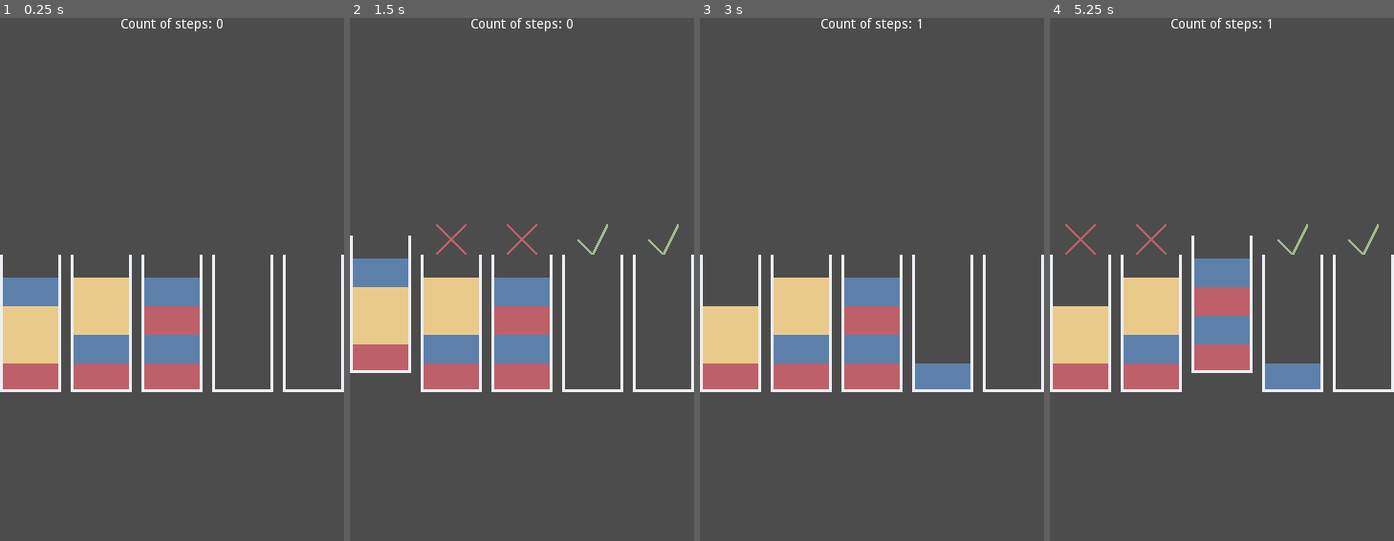
Above: before the commit, frames 1-4 (left to right).
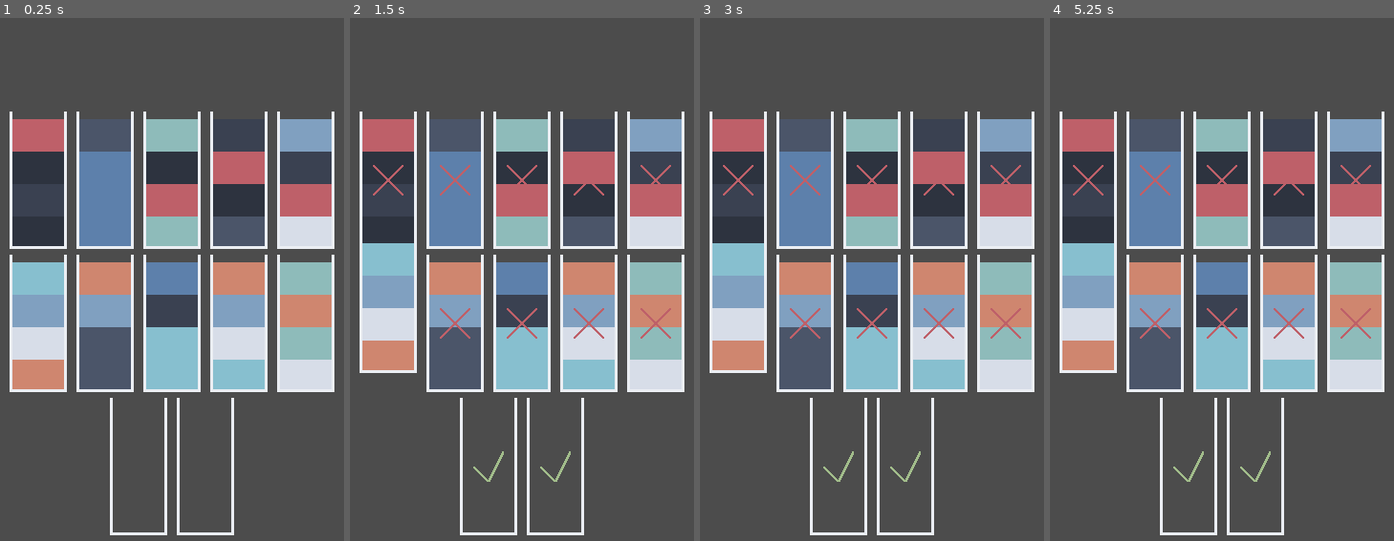
Above: after the commit, the same moments.

Repository: nikohonu/Mizu
Game: Godot game, scene res://game.tscn
Same seed, same stepped clock (60 frames per second), same inputs: the game is played once before the commit and once after it.
Inputs (mouse positions are in pixels of both pictures, inside the frame that each line leads up to):
- Up to frame 1 (0.25 s): no input
- Up to frame 2 (1.5 s): tap Enter at 0.5 s; move the mouse to (380, 321) at 0.52 s; click (380, 321) at 0.67 s; tap Space at 1.25 s; move the mouse to (449, 321) at 1.27 s; click (449, 321) at 1.42 s
- Up to frame 3 (3 s): tap Enter at 2 s; move the mouse to (872, 321) at 2.02 s; click (872, 321) at 2.17 s; tap Space at 2.75 s; move the mouse to (944, 321) at 2.77 s; click (944, 321) at 2.92 s
- Up to frame 4 (5.25 s): tap Enter at 3.5 s; move the mouse to (1363, 321) at 3.52 s; click (1363, 321) at 3.67 s; tap Space at 4.25 s; move the mouse to (1118, 232) at 4.27 s; click (1118, 232) at 4.42 s; move the mouse to (1239, 321) at 5.02 s; click (1239, 321) at 5.17 s

The runs differ from the first frame. In frame 1, 41% of the frame differs, in the area x 0-100%, y 0-99%; in frame 2, 41%; in frame 3, 41%; in frame 4, 41%.

Commit message:
add more levels (from 5 to 15) with random gen

Diff:
--- a/bottle.tscn
+++ b/bottle.tscn
@@ -15,31 +15,29 @@
 visible = false
 shape = SubResource( 1 )
 
+[node name="Status" type="Sprite" parent="."]
+z_index = 1
+texture = ExtResource( 4 )
+
 [node name="Sprites" type="Node2D" parent="."]
 
-[node name="Status" type="Sprite" parent="Sprites"]
-position = Vector2( 0, -88 )
-texture = ExtResource( 4 )
-
 [node name="Slot4" type="Sprite" parent="Sprites"]
-position = Vector2( 0, -33 )
-scale = Vector2( 1, 1.25 )
+position = Vector2( 0, -47 )
 texture = ExtResource( 3 )
 
 [node name="Slot3" type="Sprite" parent="Sprites"]
-position = Vector2( 0, -3 )
-scale = Vector2( 1, 1.25 )
+position = Vector2( 0, -13 )
 texture = ExtResource( 3 )
 
 [node name="Slot2" type="Sprite" parent="Sprites"]
-position = Vector2( 0, 27 )
-scale = Vector2( 1, 1.25 )
+position = Vector2( 0, 21 )
 texture = ExtResource( 3 )
 
 [node name="Slot1" type="Sprite" parent="Sprites"]
-position = Vector2( 0, 57 )
-scale = Vector2( 1, 1.25 )
+position = Vector2( 0, 55 )
 texture = ExtResource( 3 )
 
 [node name="Sprite" type="Sprite" parent="Sprites"]
 texture = ExtResource( 1 )
+
+[connection signal="input_event" from="." to="." method="_on_Bottle_input_event"]
--- a/game.tscn
+++ b/game.tscn
@@ -1,34 +1,7 @@
-[gd_scene load_steps=3 format=2]
+[gd_scene load_steps=2 format=2]
 
-[ext_resource path="res://bottle.tscn" type="PackedScene" id=1]
 [ext_resource path="res://scripts/game.gd" type="Script" id=2]
 
 [node name="Game" type="Node2D"]
 script = ExtResource( 2 )
-
-[node name="Bottle1" parent="." instance=ExtResource( 1 )]
-position = Vector2( 32, 320 )
-
-[node name="Bottle2" parent="." instance=ExtResource( 1 )]
-position = Vector2( 106, 320 )
-
-[node name="Bottle3" parent="." instance=ExtResource( 1 )]
-position = Vector2( 180, 320 )
-
-[node name="Bottle4" parent="." instance=ExtResource( 1 )]
-position = Vector2( 254, 320 )
-
-[node name="Bottle5" parent="." instance=ExtResource( 1 )]
-position = Vector2( 328, 320 )
-
-[node name="Label" type="Label" parent="."]
-margin_right = 360.0
-margin_bottom = 64.0
-text = "Count of steps: 0"
-align = 1
-
-[connection signal="input_event" from="Bottle1" to="." method="_on_Bottle1_input_event"]
-[connection signal="input_event" from="Bottle2" to="." method="_on_Bottle2_input_event"]
-[connection signal="input_event" from="Bottle3" to="." method="_on_Bottle3_input_event"]
-[connection signal="input_event" from="Bottle4" to="." method="_on_Bottle4_input_event"]
-[connection signal="input_event" from="Bottle5" to="." method="_on_Bottle5_input_event"]
+bottle_count = 12
--- a/scripts/bottle.gd
+++ b/scripts/bottle.gd
@@ -1,29 +1,42 @@
 extends Area2D
 
 
-export(Array, int, 0, 2, 1) var states = [0, 0, 0, 0]
+export(Array, int, 0, 2, 1) var states = []
 export(int, 0, 3) var status
-
 onready var slots = [$Sprites/Slot1, $Sprites/Slot2, $Sprites/Slot3, $Sprites/Slot4]
-onready var status_sprite = $Sprites/Status
+onready var status_sprite = $Status
 onready var sprites = $Sprites
 onready var status_ok = load("res://sprites/ok.png")
 onready var status_wrong = load("res://sprites/wrong.png")
+onready var colors = [
+	Color("#2e3440"),
+	Color("#3b4252"),
+	Color("#4c566a"),
+	Color("#d8dee9"),
+	Color("#8fbcbb"),
+	Color("#88c0d0"),
+	Color("#81a1c1"),
+	Color("#5e81ac"),
+	Color("#bf616a"),
+	Color("#d08770"),
+	Color("#ebcb8b"),
+	Color("#a3be8c"),
+	Color("#b48ead"),
+]
+var number = null
+
+signal pressed(number)
+
 
 func _ready():
 	self.update()
+
 
 func update():
 	for i in range(4):
 		slots[i].modulate = Color(0, 0, 0, 0)
 	for i in range(len(states)):
-		match states[i]:
-			0:
-				slots[i].modulate = Color("#bf616a")
-			1:
-				slots[i].modulate = Color("#5e81ac")
-			2:
-				slots[i].modulate = Color("#ebcb8b")
+		slots[i].modulate = colors[states[i]]
 	match status:
 		0: # normal
 			status_sprite.texture = null
@@ -36,3 +49,8 @@
 		3: # wrong
 			sprites.position.y = 0
 			status_sprite.texture = status_wrong
+
+
+func _on_Bottle_input_event(viewport, event, shape_idx):
+	if (event is InputEventMouseButton && event.pressed):
+		emit_signal("pressed", number)
--- a/scripts/game.gd
+++ b/scripts/game.gd
@@ -1,24 +1,47 @@
 extends Node2D
 
 
-export (Array, Array, int, 0, 3) var map = [[], [], [], [], []]
-onready var bottles = [$Bottle1, $Bottle2, $Bottle3, $Bottle4, $Bottle5]
+export (int, 5, 15) var bottle_count = 5
+var map = []
+var bottles = []
 var current = null
+var win = false
 var step_count = 0
-var win = false
+
+
 
 func _ready():
+	var bottle_scene = preload("res://bottle.tscn")
+	var start_y = 170 + ((2 - ((bottle_count - 1) / 5)) * 75)
+	for i in range(bottle_count):
+		var bottle = bottle_scene.instance()
+		var x = i % 5
+		var y = i / 5
+		var current_min_x = min(bottle_count - (5 * y), 5)
+		bottle.position.y = start_y + ((6 + 144) * y)
+		bottle.position.x = (40+(5-current_min_x)*35) + ((10 + 60) * x)
+		bottle
+		bottle.connect("pressed", self, "click")
+		add_child(bottle)
+		bottles.append(bottle)
 	generate_map()
 	update()
+
 
 func generate_map():
 	var rng = RandomNumberGenerator.new()
 	rng.randomize()
-	var need = [0, 0, 0]
-	for i in range(3):
+	map.resize(bottle_count)
+	for i in range(bottle_count):
+		map[i] = []
+	var need = []
+	var color_count = bottle_count - 2
+	need.resize(color_count)
+	need.fill(0)
+	for i in range(color_count):
 		for j in range(4):
 			while true:
-				var value = rng.randi_range(0, 2)
+				var value = rng.randi_range(0, color_count - 1) # (0, 1, 2) = 3
 				if need[value] < 4:
 					map[i].push_back(value)
 					need[value] += 1
@@ -26,34 +49,11 @@
 
 
 func update():
-	for i in range(5):
+	for i in range(bottle_count):
+		bottles[i].number = i
 		bottles[i].states = map[i]
 		bottles[i].update()
 
-
-func _on_Bottle1_input_event(viewport, event, shape_idx):
-	if (event is InputEventMouseButton && event.pressed):
-		self.click(0)
-
-
-func _on_Bottle2_input_event(viewport, event, shape_idx):
-	if (event is InputEventMouseButton && event.pressed):
-		self.click(1)
-
-
-func _on_Bottle3_input_event(viewport, event, shape_idx):
-	if (event is InputEventMouseButton && event.pressed):
-		self.click(2)
-
-
-func _on_Bottle4_input_event(viewport, event, shape_idx):
-	if (event is InputEventMouseButton && event.pressed):
-		self.click(3)
-
-
-func _on_Bottle5_input_event(viewport, event, shape_idx):
-	if (event is InputEventMouseButton && event.pressed):
-		self.click(4)
 
 
 func check_status(column, water):
@@ -61,7 +61,7 @@
 
 
 func clear():
-	for i in range(5):
+	for i in range(bottle_count):
 		bottles[i].status = 0
 		bottles[i].update()
 
@@ -83,13 +83,12 @@
 
 func click(num):
 	if win and step_count > 1:
-		$Label.text = "Count of steps: " + str(step_count) + ". You win!"
 		return
 	if current == null:
 		if len(map[num]) == 0:
 			return
 		current = num
-		for i in range(5):
+		for i in range(bottle_count):
 			if i != num:
 				var water = map[current][-1]
 				if check_status(map[i], water):
@@ -112,19 +111,16 @@
 			clear()
 			update()
 			step_count += 1
-			$Label.text = "Count of steps: " + str(step_count)
 		check_win_condition()
 		if win and step_count > 1:
-			$Label.text = "Count of steps: " + str(step_count) + ". You win!"
 			step_count = 0
 			win = false
-			map = [[], [], [], [], []]
 			generate_map()
 			update()
 
 
 func check_win_condition():
 	win = true
-	for i in range(5):
+	for i in range(bottle_count):
 		if len(map[i]) != 0 and len(map[i]) != 4:
 			win = false
Binary file changed: sprites/bottle.png
Binary file changed: sprites/water.png
